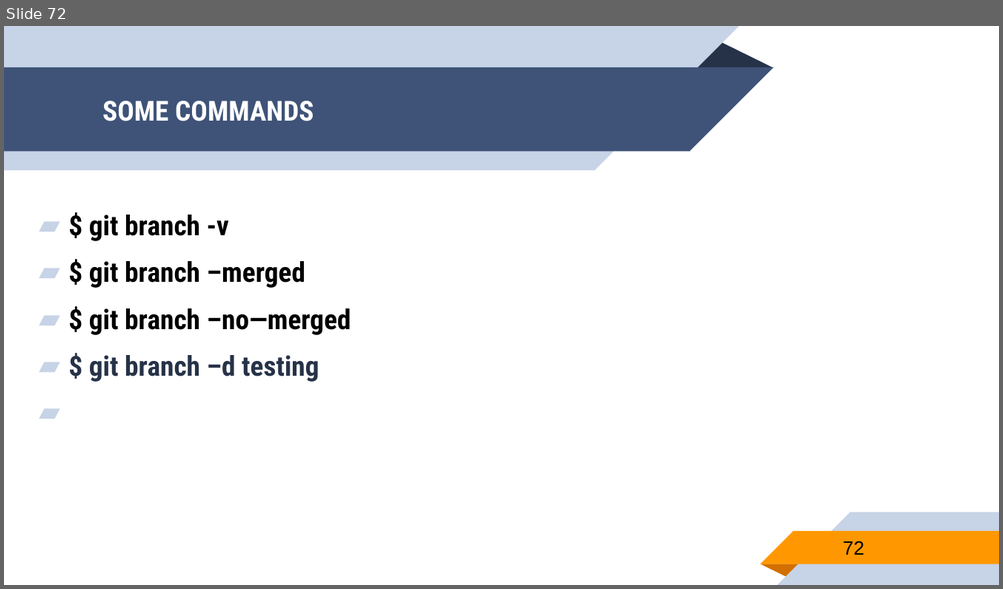
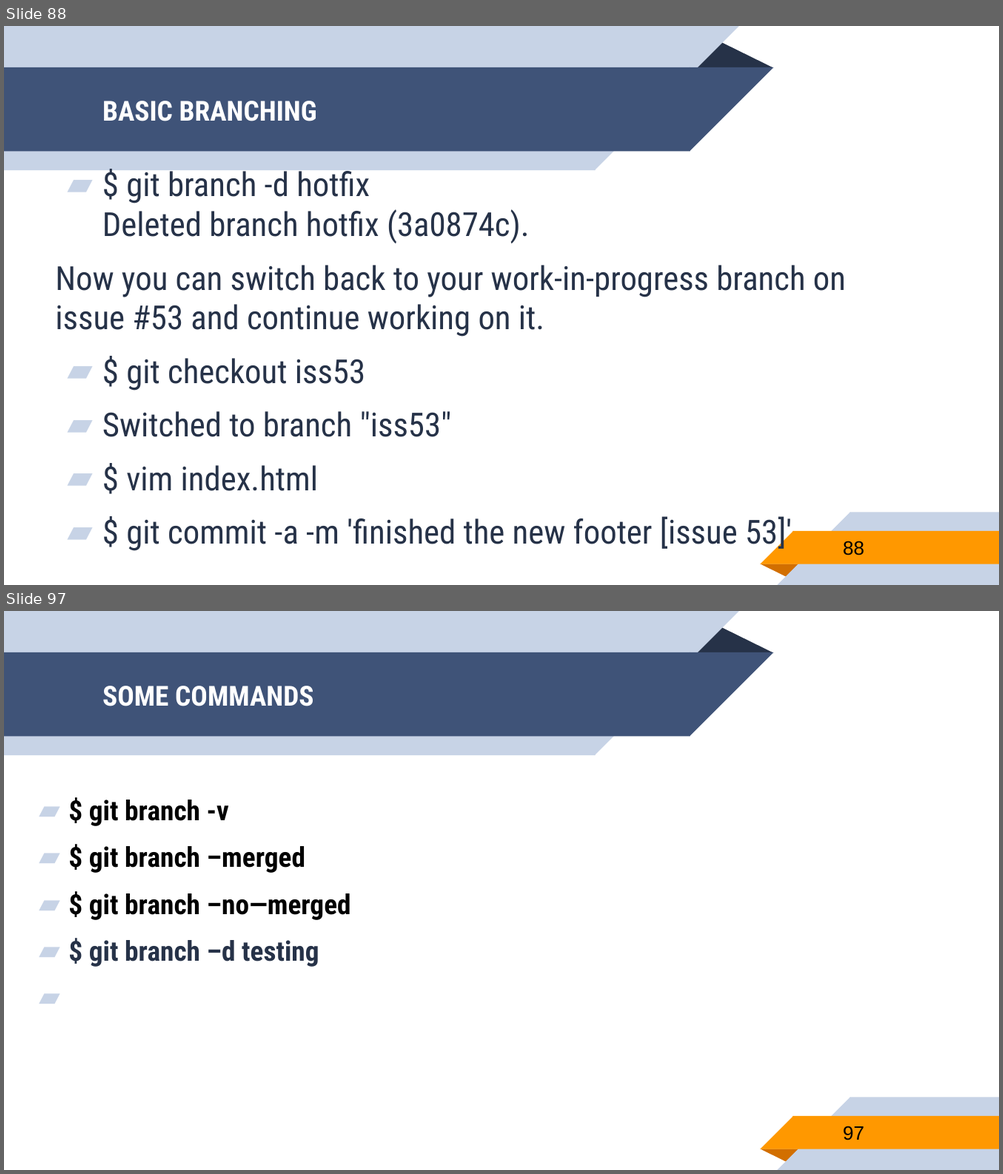
Before and after one commit to nguyentrongtiencntt/GIT, a slide deck: GIT.pptx. Shown one above the other, each under a label of ours: slide 72 before the commit, slides 88 and 97 after it; the slides between them are not shown. The pictures are 1003x589 and 1003x1174 pixels, drawn with LibreOffice and Linux fonts; fonts in the diff are those of the drawing. Boxes give left, top, right and bottom in pixels: in the first picture for what was removed or moved away, otherwise in the second. Text is boxed around its words. In the diff, an @@ line names an element or a change of style, - is before the commit and + after.

Commit message:
finish the basic branch and merge

```diff
--- a/GIT.pptx
+++ b/GIT.pptx
@@ slide 88 added at (4,26,999,585), background #FFFFFF; not listed: 10 template elements that a slide beside it also shows @@
@@ title added at (102,101,317,121), 20 pt, text #FFFFFF, bold @@
+BASIC BRANCHING
@@ text added at (55,210,845,553), 24 pt, text #263248 @@
+▰ $ git branch -d hotfix
+  Deleted branch hotfix (3a0874c).
+Now you can switch back to your work-in-progress branch on issue #53 and continue working on it.
+▰ $ git checkout iss53
+▰ Switched to branch "iss53"
+▰ $ vim index.html
+▰ $ git commit -a -m 'finished the new footer [issue 53]'
@@ page number added at (842,541,864,556), 14 pt, text #000000 @@
+88
@@ what was slide 72 is now slide 97 @@
@@ page number at (842,1126,864,1141): text changed @@
-72
+97
```
Also in this commit, not shown: 24 other slides added.
